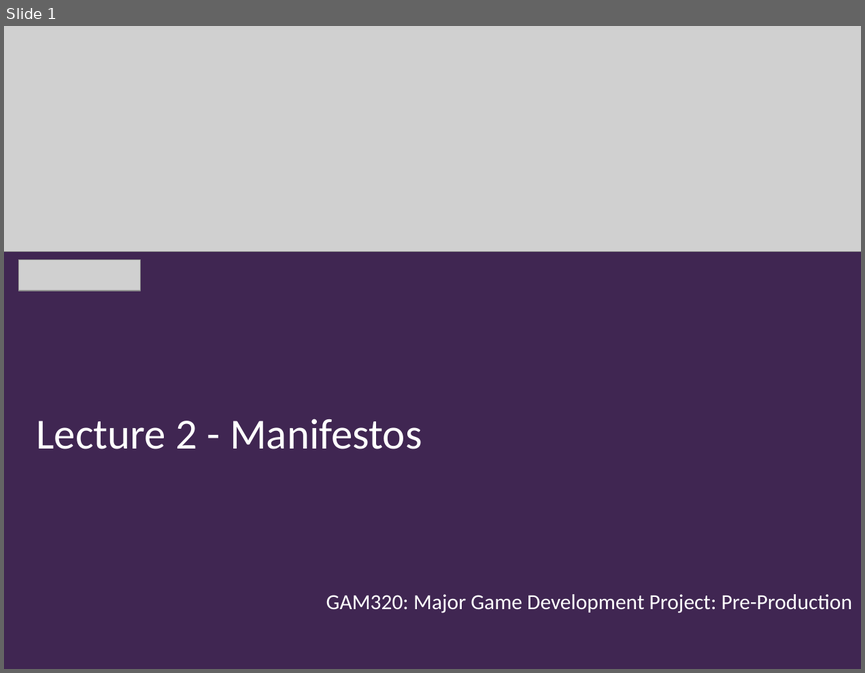
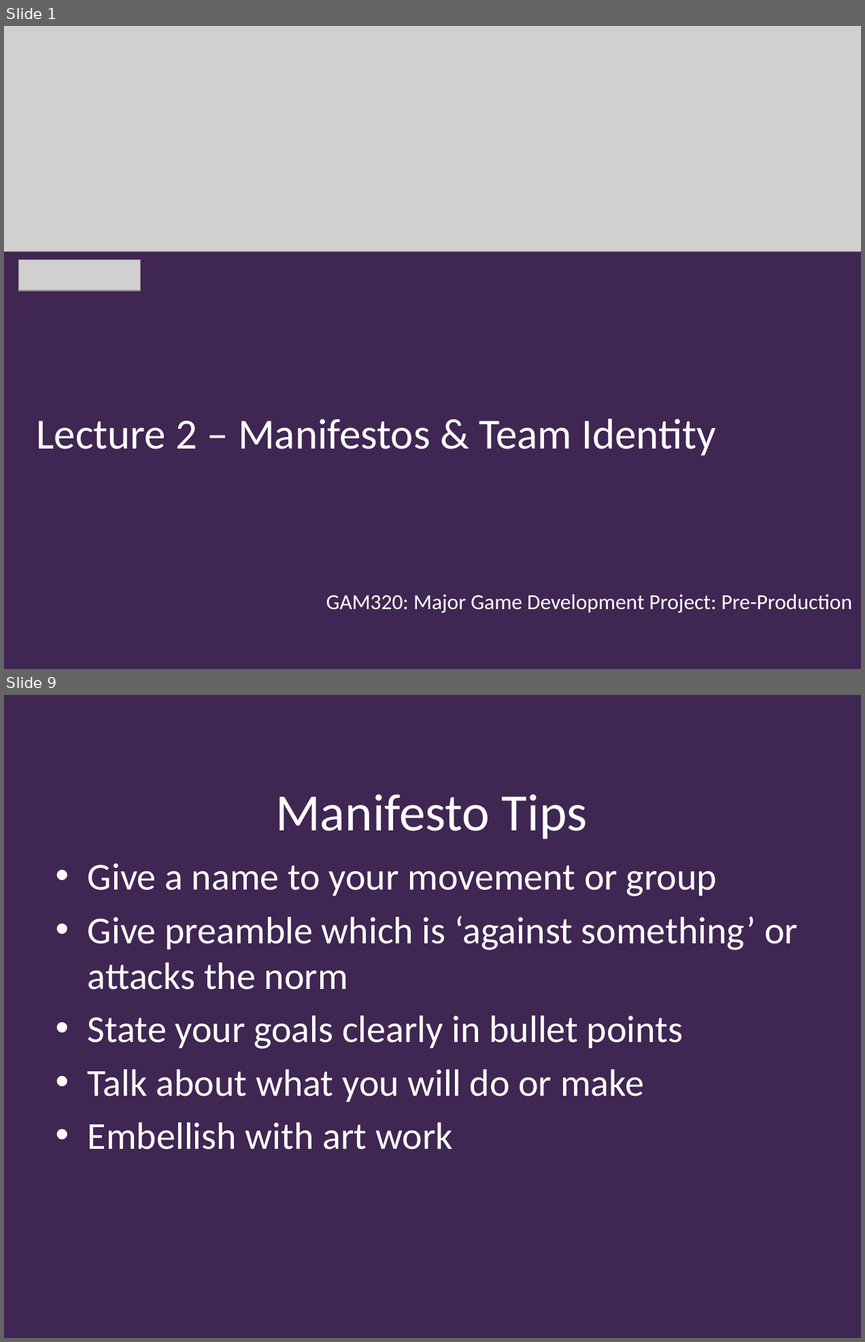
Before and after one commit to Falmouth-Games-Academy/ba-course-materials, a slide deck: GAM320/02/20-21-GAM320-02-Manifesto.pptx. Shown one above the other, each under a label of ours: slide 1 before the commit, slides 1 and 9 after it; the slides between them are not shown. The pictures are 865x673 and 865x1342 pixels, drawn with LibreOffice and Linux fonts; fonts in the diff are those of the drawing; grey boxes stand for pictures; background and template pictures are left out. Boxes give left, top, right and bottom in pixels: in the first picture for what was removed or moved away, otherwise in the second. Text is boxed around its words. In the diff, an @@ line names an element or a change of style, - is before the commit and + after.

Commit message:
Game Manifesto uploaded

```diff
--- a/GAM320/02/20-21-GAM320-02-Manifesto.pptx
+++ b/GAM320/02/20-21-GAM320-02-Manifesto.pptx
@@ slide 9 added at (x1=4, y1=695, x2=861, y2=1338), background #402652 @@
@@ title added at (x1=275, y1=794, x2=587, y2=839), 44 pt, text #FFFFFF @@
+Manifesto Tips
@@ text added at (x1=88, y1=863, x2=798, y2=1149), 32 pt, text #FFFFFF @@
+• Give a name to your movement or group
+• Give preamble which is ‘against something’ or attacks the norm
+• State your goals clearly in bullet points
+• Talk about what you will do or make
+• Embellish with art work
@@ slide 1 changed as well @@
@@ title at (x1=36, y1=418, x2=715, y2=455): text changed @@
-Lecture 2 - Manifestos
+Lecture 2 – Manifestos & Team Identity
```
Also in this commit, not shown: 2 other slides changed, 8 other slides added.
